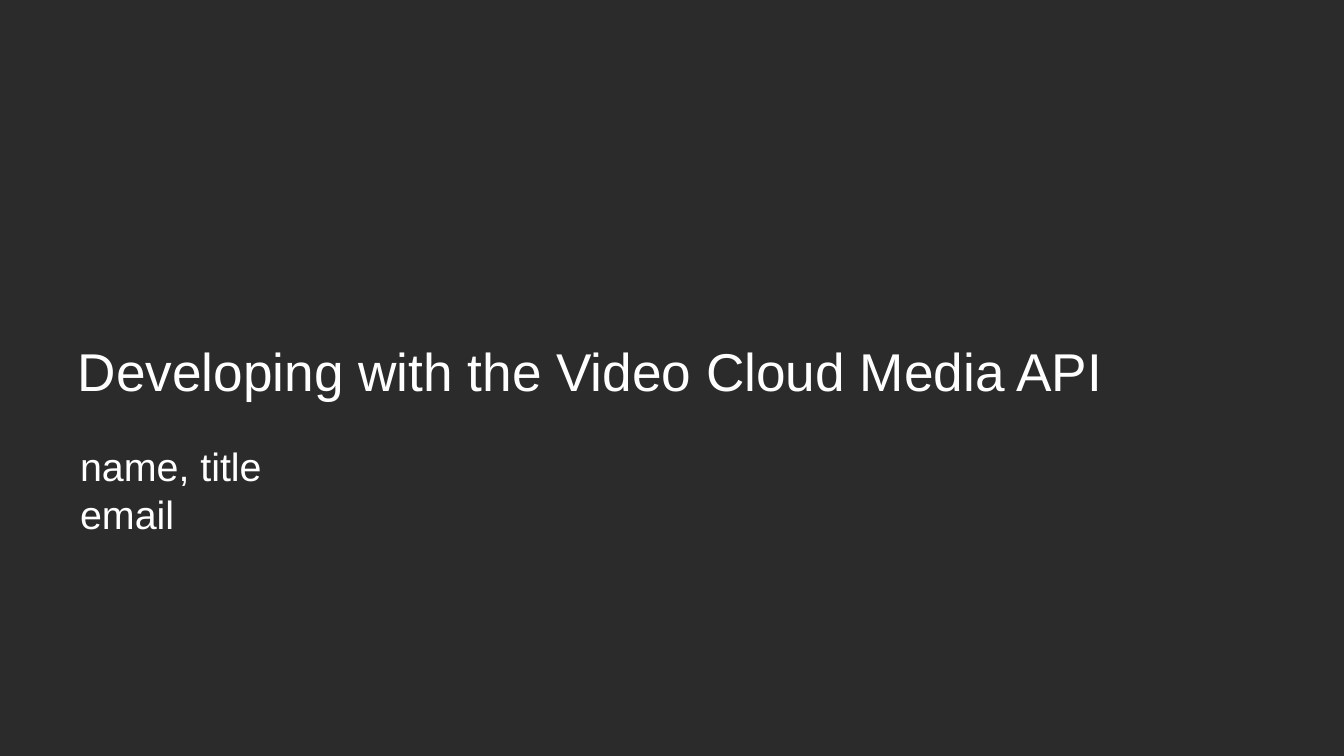
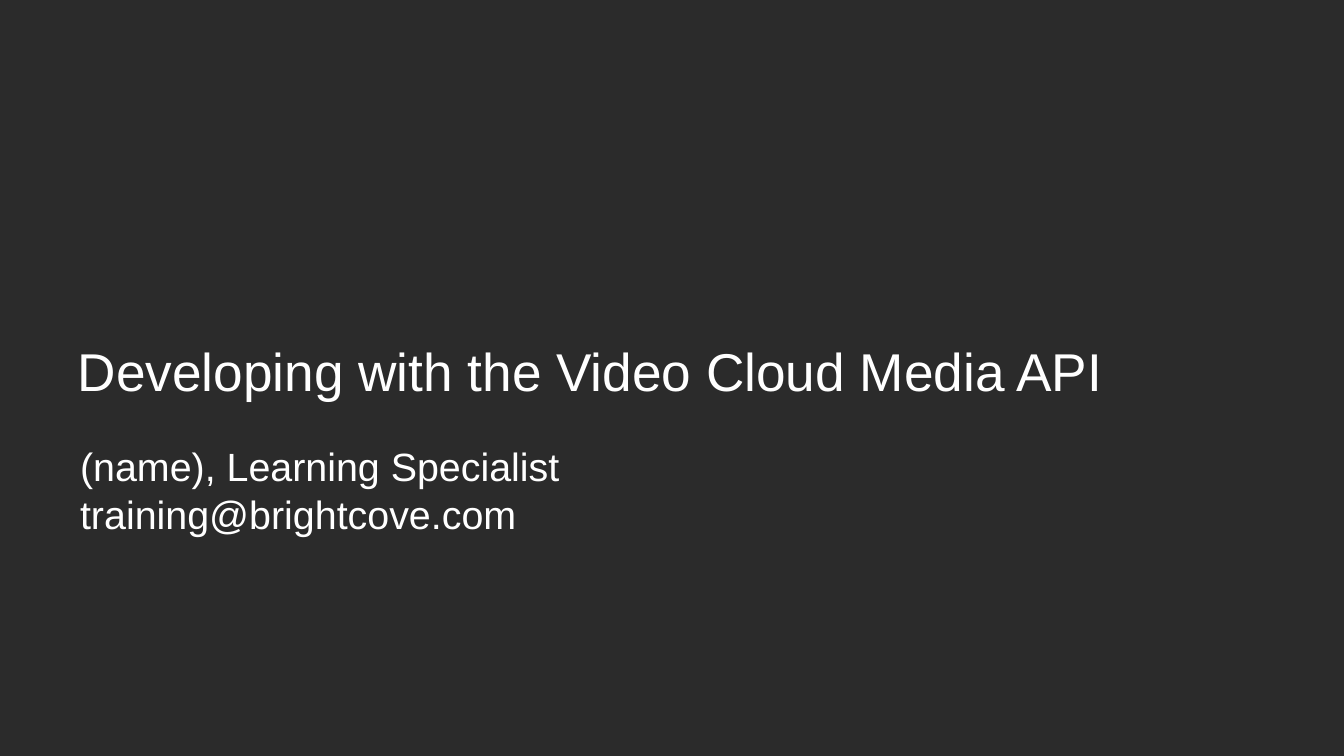
Before and after one commit to BrightcoveLearning/VideoCloudMediaAPI, a slide deck: slide 1 of Slides/developing-media-api-17Dec2013.pptx. Drawn at 1344x756 pixels with LibreOffice and Linux fonts; fonts in the diff are those of the drawing; background and template pictures are left out; a plain dark background stands for a picture behind light text. Boxes give left, top, right and bottom in pixels: in the first picture for what was removed or moved away, otherwise in the second. Text is boxed around its words. In the diff, an @@ line names an element or a change of style, - is before the commit and + after.

```diff
--- a/Slides/developing-media-api-17Dec2013.pptx
+++ b/Slides/developing-media-api-17Dec2013.pptx
@@ text at <box>80,452,559,536</box>: text changed @@
-name, title
-email
+(name), Learning Specialist
+training@brightcove.com
```
Also in this commit, not shown: 11 other slides changed, 3 slides added.
